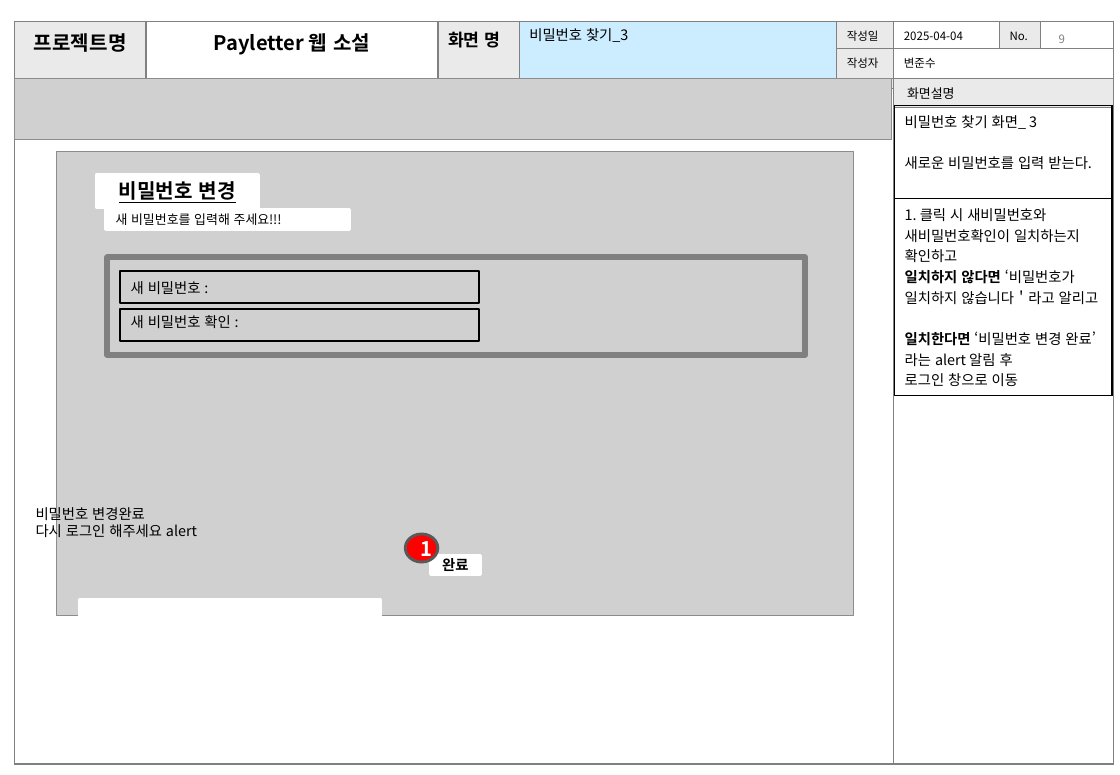
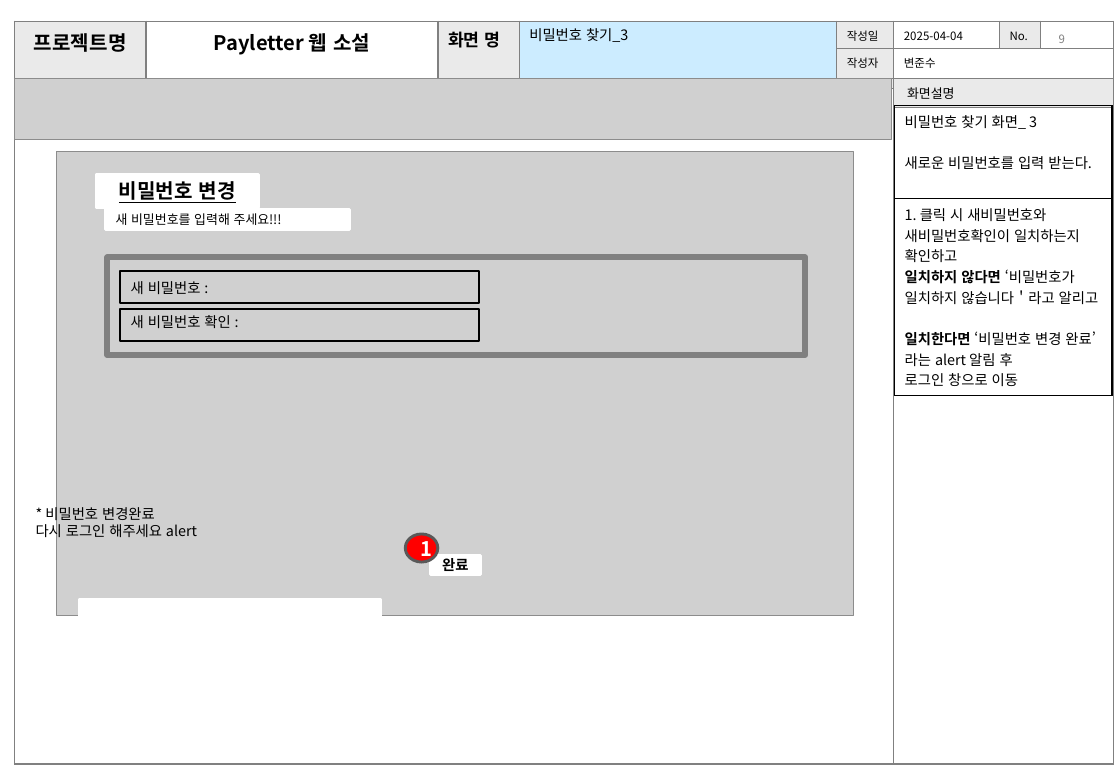
Before and after one commit to joons97/jsp_prj, a slide deck: slide 10 of 기획안_변준수.pptx. Drawn at 1120x775 pixels with LibreOffice and Linux fonts; fonts in the diff are those of the drawing; grey boxes stand for pictures. Boxes give left, top, right and bottom in pixels: in the first picture for what was removed or moved away, otherwise in the second. Text is boxed around its words. In the diff, an @@ line names an element or a change of style, - is before the commit and + after.

```diff
--- a/기획안_변준수.pptx
+++ b/기획안_변준수.pptx
@@ text at (36, 505, 197, 541): text changed @@
-비밀번호 변경완료
-다시 로그인 해주세요 alert
+* 비밀번호 변경완료
+다시 로그인 해주세요 alert
```
Also in this commit, not shown: 13 other slides changed, 14 slides added, 3 slides removed.
